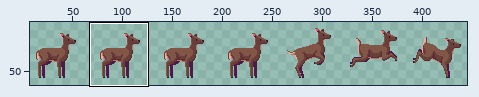
Sprite sheet: Assets/Content/Sprites/Animals/Deer/Female/Female_Jump.png. The picture above shows the old version from afar; the outline marks the close-up.
Close-up. Before the commit:
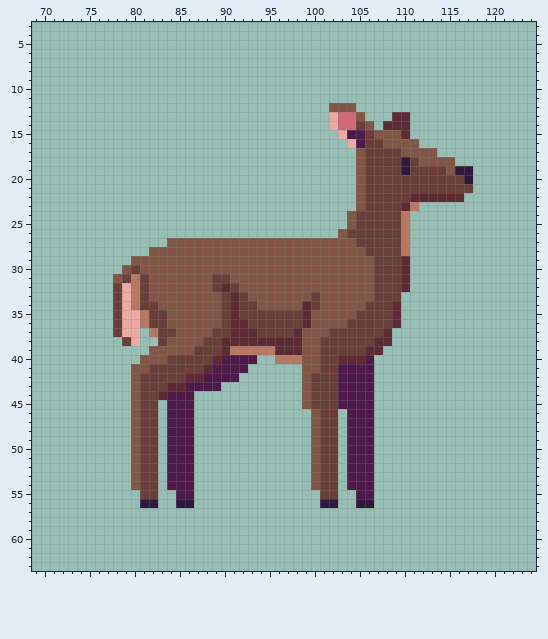
The file is 448x64 pixels. Shown: x 69..124, y 3..63. The wide view leaves out empty margins. The commit also changed other parts of the picture, which this record leaves out.
New version:
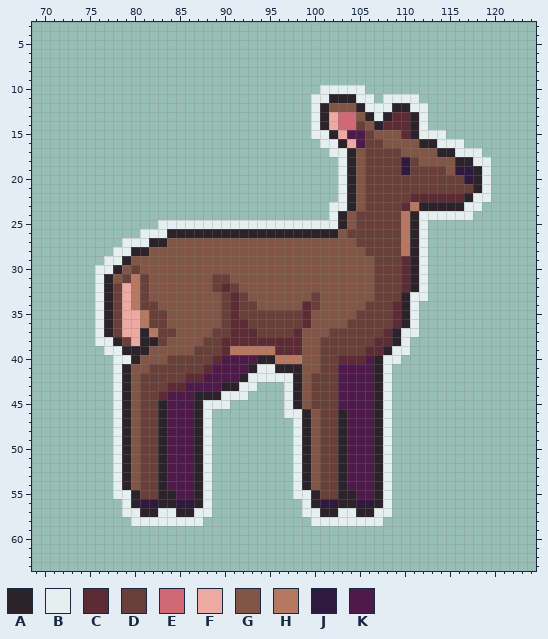
Palette (. is transparent): A #2b222a  B #e5efef  C #5c2b34  D #684039  E #d16974  F #edaaa3  G #825646  H #b77862  J #2f193e  K #4e1a49
What changed:
Changed rows in their new state; - is an unchanged pixel.
first column x 76:
10 -------------------------BBBBB--------------
11 ------------------------BBAAABB-BBBB--------
12 ------------------------BA---ABBBAABB-------
13 ------------------------BA----ABA--AB-------
14 ------------------------BA-----A---AB-------
15 ------------------------BBA--------ABBB-----
16 -------------------------BBA--------AABBB---
17 --------------------------BBA---------AABBB-
18 ---------------------------BA-----------AABB
19 ---------------------------BA-------------AB
20 ---------------------------BA-------------AB
21 ---------------------------BA-------------AB
22 ---------------------------BA------------ABB
23 --------------------------BBA-------AAAAABB-
24 --------------------------BA-------ABBBBBB--
25 -------BBBBBBBBBBBBBBBBBBBBA-------AB-------
26 -----BBBAAAAAAAAAAAAAAAAAAA--------AB-------
27 ---BBBAA---------------------------AB-------
28 --BBAA-----------------------------AB-------
29 -BBA-------------------------------AB-------
30 BBA--------------------------------AB-------
31 BA---------------------------------AB-------
32 BA---------------------------------AB-------
33 BA--------------------------------ABB-------
34 BA--------------------------------AB--------
35 BA--------------------------------AB--------
36 BA--------------------------------AB--------
37 BA---A---------------------------ABB--------
38 BBA--AA--------------------------AB---------
39 -BBAAA--------------------------ABB---------
40 --BBA-------------AA-----------ABB----------
41 --BA-------------ABBAAA--------AB-----------
42 --BA------------ABBBBBA--------AB-----------
43 --BA----------AABB---BA--------AB-----------
44 --BA-------AAABBB----BA--------AB-----------
45 --BA---A---ABBB------BA--------AB-----------
46 --BA---A---AB--------BBA---A---AB-----------
47 --BA---A---AB---------BA---A---AB-----------
48 --BA---A---AB---------BA---A---AB-----------
49 --BA---A---AB---------BA---A---AB-----------
50 --BA---A---AB---------BA---A---AB-----------
51 --BA---A---AB---------BA---A---AB-----------
52 --BA---A---AB---------BA---A---AB-----------
53 --BA---A---AB---------BA---A---AB-----------
54 --BA---A---AB---------BA---A---AB-----------
55 --BBA--AA--AB---------BBA--AA--AB-----------
56 ---BA--AA--AB----------BA--AA--AB-----------
57 ---BBAABBAABB----------BBAABBAABB-----------
58 ----BBBBBBBB------------BBBBBBBB------------
Pixel boxes of the changes (left, top, right, bottom) in both close-ups:
added: (95, 85, 491, 526)
